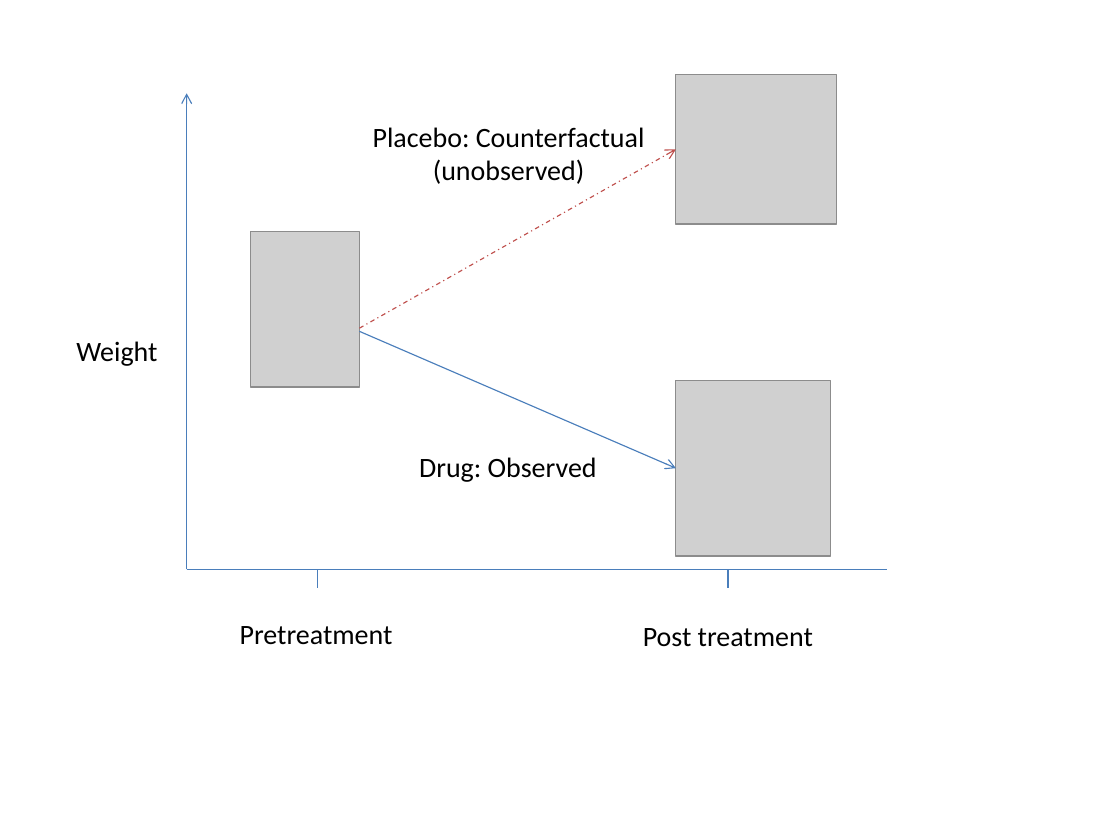
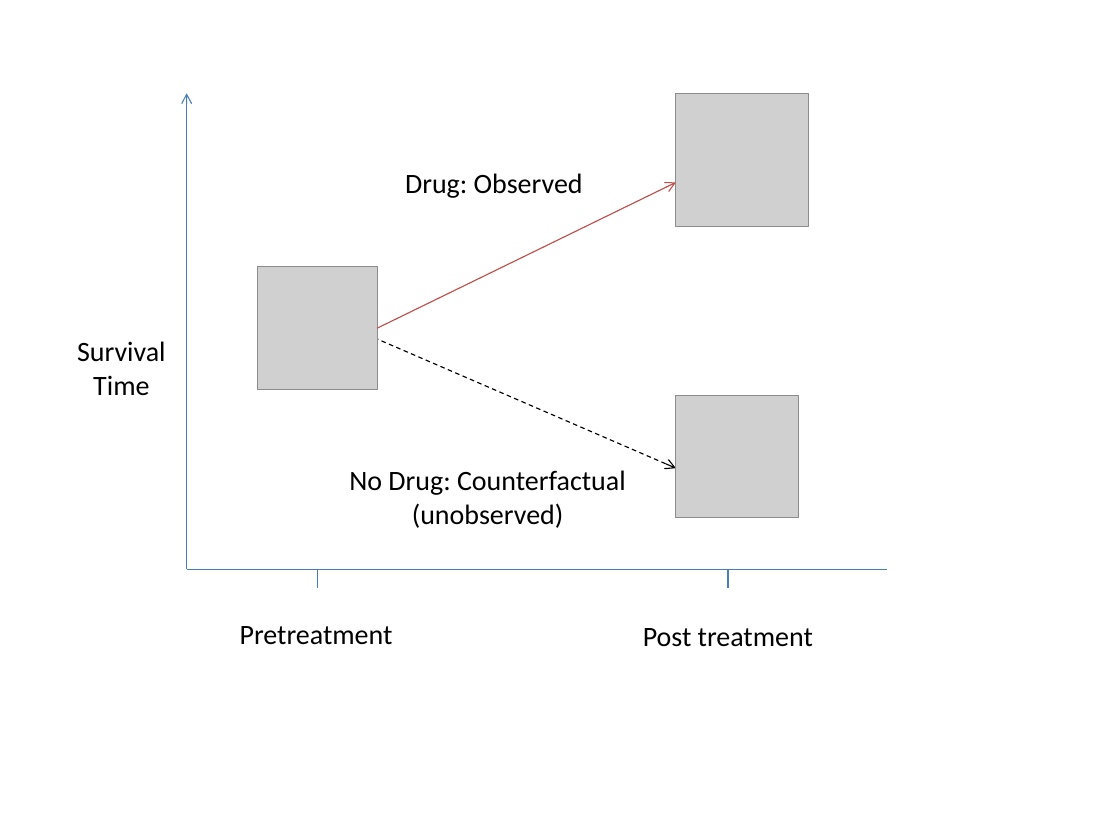
Before and after one commit to nkbxwb/Proposal, a slide deck: slide 5 of mi_picture.pptx. Drawn at 1120x840 pixels with LibreOffice and Linux fonts; fonts in the diff are those of the drawing; grey boxes stand for pictures. Boxes give left, top, right and bottom in pixels: in the first picture for what was removed or moved away, otherwise in the second. Text is boxed around its words. In the diff, an @@ line names an element or a change of style, - is before the commit and + after.

```diff
--- a/mi_picture.pptx
+++ b/mi_picture.pptx
@@ picture: place and size @@
-picture at [675, 75, 836, 224]
+picture at [675, 93, 809, 226]
@@ text "Drug: Observed": place and size @@
-text "Drug: Observed" at [419, 457, 597, 482]
+text "Drug: Observed" at [405, 173, 583, 198]
@@ arrow moved from (360, 328) - (675, 149) to (377, 328) - (675, 183) @@
@@ arrow (377, 328) - (675, 183): stroke #C0504D 0.75 pt dashed to #C0504D 0.75 pt @@
@@ picture: place and size @@
-picture at [251, 232, 360, 386]
+picture at [258, 267, 377, 390]
@@ text at [77, 341, 166, 395]: text changed @@
-Weight
+Survival
+Time
@@ arrow (360, 332) - (675, 468): stroke #4B7EBC 0.75 pt to #000000 0.75 pt dashed @@
@@ picture: place and size @@
-picture at [675, 381, 830, 557]
+picture at [675, 395, 799, 519]
@@ text at [349, 470, 626, 528]: text changed @@
-Placebo: Counterfactual (unobserved)
+No Drug: Counterfactual (unobserved)
```
Also in this commit, not shown: 2 slides added.
